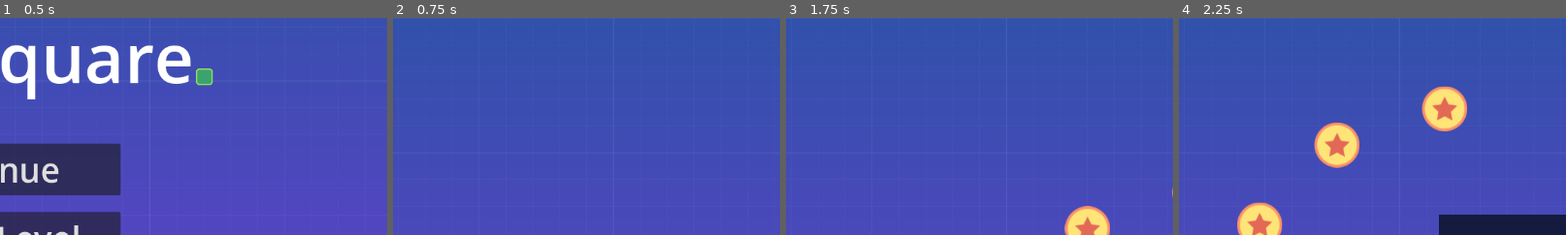
Above: before the commit, frames 1-4 (left to right).
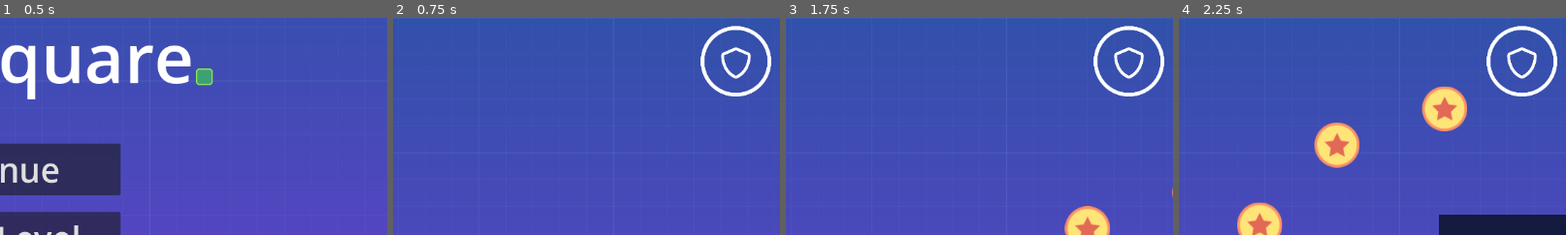
Above: after the commit, the same moments.

Repository: Aoshua/Geometric-2D-Platformer
Game: Godot game, scene res://src/ui/menus/main_menu.tscn
Two runs of this game, one before a commit and one after it. Both use one fixed random seed, a clock stepped at 60 frames per second and the inputs below. Sound files missing from this copy of the repository are replaced by a short silence.
Inputs (mouse positions are % of the whole screen's width and height, from its top left):
- Up to frame 1 (0.5 s): no input
- Up to frame 2 (0.75 s): click "Continue" at 0.5 s
- Up to frame 3 (1.75 s): tap Enter at 1.25 s; move the mouse to (72, 45) at 1.27 s; hold D (move_right) from 1.28 s (still down); click (72, 45) at 1.42 s; tap W (jump) at 1.52 s
- Up to frame 4 (2.25 s): release D (move_right) at 2 s; drag from (30, 55) to (50, 81) at 2.02 s
The pictures show only the part of the screen within x 50-100%, y 18-68%; the shares and areas given below are measured in that part.

Frame 1 is identical in both runs. In frame 2, 1.5% of the frame differs, in the area x 79-98%, y 3-37%; in frame 3, 1.5%; in frame 4, 1.5%.

Commit message:
#8 shield started

Diff:
--- a/project.godot
+++ b/project.godot
@@ -18,7 +18,6 @@
 [autoload]
 
 Global="*res://src/global.gd"
-MusicManager="*res://src/music_manager.gd"
 
 [editor_plugins]
 
--- a/src/actors/player.tscn
+++ b/src/actors/player.tscn
@@ -1,10 +1,11 @@
-[gd_scene load_steps=9 format=3 uid="uid://bunoo8gsksr0h"]
+[gd_scene load_steps=11 format=3 uid="uid://bunoo8gsksr0h"]
 
 [ext_resource type="Script" path="res://src/actors/player.gd" id="1_34e7d"]
 [ext_resource type="Texture2D" uid="uid://ba6lkcbsi6bg2" path="res://assets/player.png" id="1_gc24r"]
 [ext_resource type="PackedScene" uid="uid://br2wdw0ip7pdg" path="res://src/ui/joystick.tscn" id="3_ca37w"]
 [ext_resource type="PackedScene" uid="uid://bln2swwe26jf2" path="res://src/ui/jump_button.tscn" id="4_jkb2p"]
 [ext_resource type="Texture2D" uid="uid://cqeeqbwxpfs74" path="res://assets/buttons/menu_bars.png" id="5_t4sav"]
+[ext_resource type="Texture2D" uid="uid://cvwvs4bvu8ge5" path="res://assets/buttons/shield_button.png" id="6_o6me4"]
 
 [sub_resource type="RectangleShape2D" id="RectangleShape2D_k14d6"]
 size = Vector2(80, 88)
@@ -14,6 +15,9 @@
 
 [sub_resource type="RectangleShape2D" id="RectangleShape2D_c3rme"]
 size = Vector2(500, 500)
+
+[sub_resource type="CircleShape2D" id="CircleShape2D_43lb6"]
+radius = 197.95
 
 [node name="Player" type="CharacterBody2D"]
 collision_mask = 14
@@ -94,6 +98,13 @@
 texture_normal = ExtResource("5_t4sav")
 shape = SubResource("RectangleShape2D_c3rme")
 
+[node name="ShieldButton" type="TouchScreenButton" parent="PlayerControls/Control3"]
+unique_name_in_owner = true
+position = Vector2(-66, 119)
+scale = Vector2(0.35, 0.35)
+texture_normal = ExtResource("6_o6me4")
+shape = SubResource("CircleShape2D_43lb6")
+
 [node name="Control4" type="Control" parent="PlayerControls"]
 layout_mode = 3
 anchors_preset = 0
--- a/src/global.gd
+++ b/src/global.gd
@@ -2,6 +2,7 @@
 
 var unlocked_levels = 1
 var coins = 0
+var shields = 1 # TODO: Change to 0 after testing
 
 signal coins_changed
 
@@ -12,7 +13,8 @@
 func save_game():
 	var save_data = {
 		"unlocked_levels": unlocked_levels,
-		"coins": coins
+		"coins": coins,
+		"shields": shields
 	}
 
 	# Open the file for writing
@@ -47,6 +49,7 @@
 	# Set unlocked levels, defaulting to level 1 if not found
 	unlocked_levels = json.data["unlocked_levels"]
 	coins = json.data["coins"]
+	shields = json.data["shields"]
 	print("Unlocked levels loaded: " + str(unlocked_levels))
 	print("Coins loaded: " + str(coins))
 
--- /dev/null
+++ b/src/objects/shield.tscn
@@ -0,0 +1,14 @@
+[gd_scene load_steps=3 format=3 uid="uid://d1bkh1hpd2lvv"]
+
+[ext_resource type="Texture2D" uid="uid://b8xwrarqbrnjw" path="res://assets/ForceField.png" id="1_jlhkl"]
+
+[sub_resource type="CircleShape2D" id="CircleShape2D_5e21f"]
+radius = 69.1809
+
+[node name="Shield" type="Area2D"]
+
+[node name="Sprite2D" type="Sprite2D" parent="."]
+texture = ExtResource("1_jlhkl")
+
+[node name="CollisionShape2D" type="CollisionShape2D" parent="."]
+shape = SubResource("CircleShape2D_5e21f")
Binary file added: assets/ForceField.png
Not shown, added: assets/ForceField.png.import
Binary file added: assets/buttons/shield_button.png
Not shown, added: assets/buttons/shield_button.png.import
